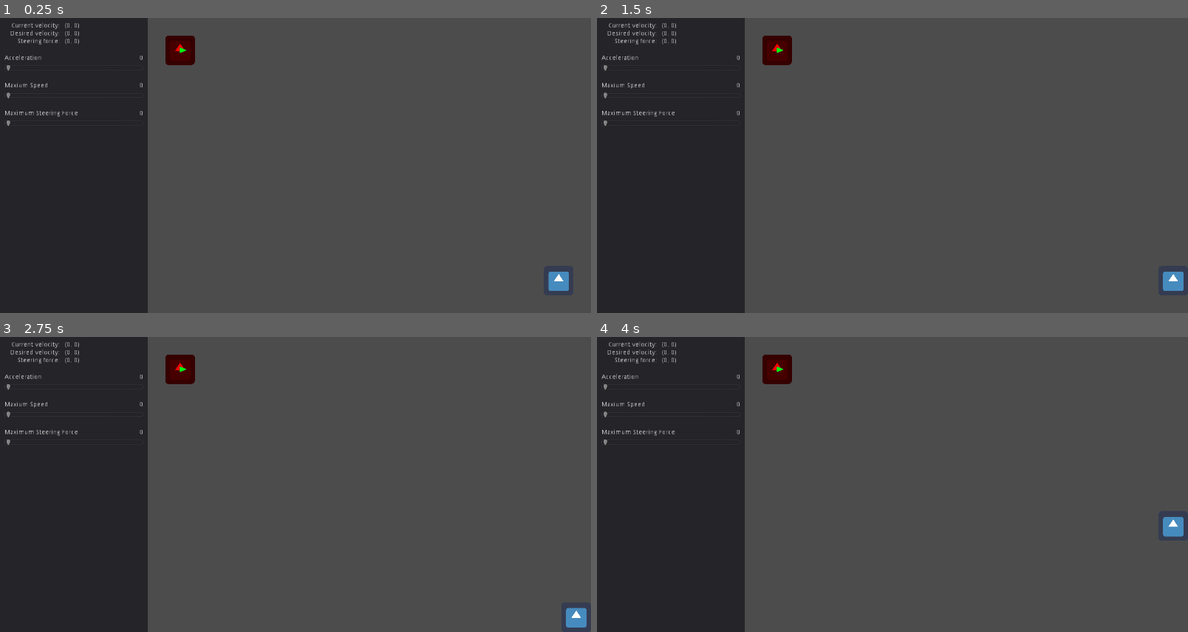
Above: before the commit, frames 1-4 (two rows, left to right).
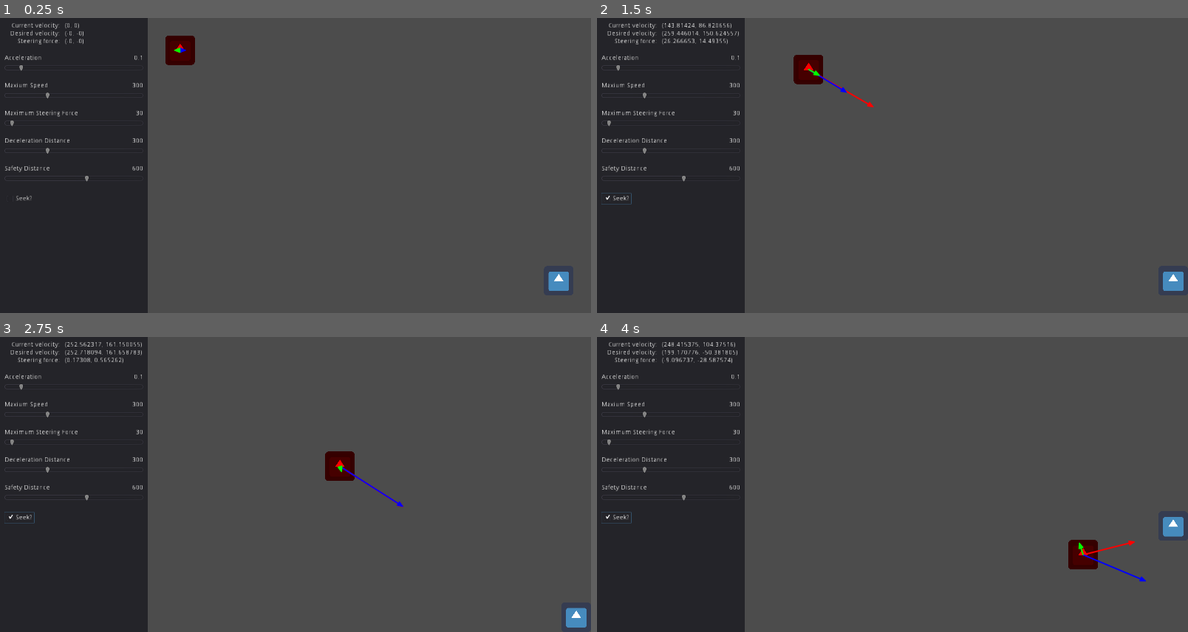
Above: after the commit, the same moments.

Repository: FredoLaPower/steering-behaviors
Game: Godot game, scene res://SeekFlee/SeekFlee.tscn
The game is run twice, just before and just after one commit, with the same random seed, the same clock (stepped at 60 frames per second) and the same inputs. Before the commit the project starts from res://Seek/Seek.tscn. The engine's default icon, where the game draws it, is replaced by a stand-in: a white triangle on a blue panel in a dark square.
Inputs (mouse positions are in pixels of both pictures, inside the frame that each line leads up to):
- Up to frame 1 (0.25 s): no input
- Up to frame 2 (1.5 s): click (614, 197) at 0.5 s, where only the run after the commit has a clickable "Seek?"; hold Right (player_right) from 1.28 s (still down)
- Up to frame 3 (2.75 s): release Right (player_right) at 2.03 s; hold Down (player_down) from 2.03 s (still down)
- Up to frame 4 (4 s): release Down (player_down) at 2.78 s; hold Right (player_right) 2.78-3.53 s; hold Up (player_up) from 3.53 s (still down)

The runs differ from the first frame. In frame 1, 0.4% of the frame differs, in the area x 0-32%, y 4-62%; in frame 2, 1.7%; in frame 3, 1.6%; in frame 4, 1.7%, in the area x 0-93%, y 1-83%.

Commit message:
Implemented: Flee, Arrive

Diff:
--- a/Seek/AccValue.gd
+++ /dev/null
@@ -1,20 +0,0 @@
-extends Label
-
-
-# Declare member variables here. Examples:
-# var a = 2
-# var b = "text"
-
-
-# Called when the node enters the scene tree for the first time.
-func _ready():
-	text = str(get_parent().value)
-
-
-# Called every frame. 'delta' is the elapsed time since the previous frame.
-#func _process(delta):
-#	pass
-
-
-func _on_Acceleration_value_changed(value):
-	text = str(value)
--- a/Seek/ForceValue.gd
+++ /dev/null
@@ -1,20 +0,0 @@
-extends Label
-
-
-# Declare member variables here. Examples:
-# var a = 2
-# var b = "text"
-
-
-# Called when the node enters the scene tree for the first time.
-func _ready():
-	text = str(get_parent().value)
-
-
-# Called every frame. 'delta' is the elapsed time since the previous frame.
-#func _process(delta):
-#	pass
-
-
-func _on_MaxForce_value_changed(value):
-	text = str(value)
--- a/Seek/SpeedValue.gd
+++ /dev/null
@@ -1,20 +0,0 @@
-extends Label
-
-
-# Declare member variables here. Examples:
-# var a = 2
-# var b = "text"
-
-
-# Called when the node enters the scene tree for the first time.
-func _ready():
-	text = str(get_parent().value)
-
-
-# Called every frame. 'delta' is the elapsed time since the previous frame.
-#func _process(delta):
-#	pass
-
-
-func _on_MaxSpeed_value_changed(value):
-	text = str(value)
--- a/Seek/Automaton.gd
+++ b/SeekFlee/Automaton.gd
@@ -5,9 +5,13 @@
 extends KinematicBody2D
 
 # EXPORT
+export(float) var ACCELERATION
 export(int) var MAX_SPEED
 export(int) var MAX_FORCE
-export(float) var ACCELERATION
+export(int) var DECELERATION_DISTANCE
+export(int) var SAFETY_DISTANCE
+export(bool) var SEEK
+
 export(NodePath) var TARGET
 
 # PRIVATE
@@ -16,13 +20,40 @@
 var steering_velocity: Vector2 = Vector2.ZERO # Aotumaton steering velovity
 var steering_force: Vector2 = Vector2.ZERO # Force applied to move towards the target
 
+func _ready() -> void:
+	owner.get_node("Control/Acceleration").value = ACCELERATION
+	owner.get_node("Control/MaxSpeed").value = MAX_SPEED
+	owner.get_node("Control/MaxForce").value = MAX_FORCE
+	owner.get_node("Control/DecDistance").value = DECELERATION_DISTANCE
+	owner.get_node("Control/SafeDistance").value = SAFETY_DISTANCE
+	owner.get_node("Control/Behavior").pressed = SEEK
+
 
 # warning-ignore:unused_argument
 func _physics_process(delta: float) -> void:
+	var distance: float = .0
+	var speed: float = MAX_SPEED
+
 	# Calculate desired velocity
 	desired_velocity = get_node(TARGET).position - position # define vector direction
 	desired_velocity = desired_velocity.normalized() # normalize vector
-	desired_velocity *= MAX_SPEED # define the vector maximum magnitude
+
+	# ARRIVE
+	distance = position.distance_to(get_node(TARGET).position)
+
+	if SEEK:
+		if distance < DECELERATION_DISTANCE:
+			speed *= distance / DECELERATION_DISTANCE
+		else:
+			speed = MAX_SPEED
+	else:
+		if distance < SAFETY_DISTANCE:
+			speed *= (SAFETY_DISTANCE - distance) / SAFETY_DISTANCE
+		else:
+			speed = 0
+
+
+	desired_velocity *= speed if SEEK else -speed # define the vector maximum magnitude modulo seek or flee
 
 	# Calculate steering force
 	steering_force = (desired_velocity - current_velocity).clamped(MAX_FORCE) # We want to limit the steering force
@@ -42,3 +73,15 @@
 
 func _on_MaxForce_value_changed(value):
 	MAX_FORCE = value
+
+
+func _on_DecDistance_value_changed(value):
+	DECELERATION_DISTANCE = value
+
+
+func _on_SafeDistance_value_changed(value):
+	SAFETY_DISTANCE = value
+
+
+func _on_Behavior_toggled(button_pressed):
+	SEEK = button_pressed
--- /dev/null
+++ b/SeekFlee/Controllers/AccValue.gd
@@ -0,0 +1,9 @@
+extends Label
+
+
+func _ready():
+	text = str(get_parent().value)
+
+
+func _on_Acceleration_value_changed(value):
+	text = str(value)
--- /dev/null
+++ b/SeekFlee/Controllers/DecValue.gd
@@ -0,0 +1,9 @@
+extends Label
+
+
+func _ready():
+	text = str(get_parent().value)
+
+
+func _on_DecDistance_value_changed(value):
+	text = str(value)
--- /dev/null
+++ b/SeekFlee/Controllers/ForceValue.gd
@@ -0,0 +1,9 @@
+extends Label
+
+
+func _ready():
+	text = str(get_parent().value)
+
+
+func _on_MaxForce_value_changed(value):
+	text = str(value)
--- /dev/null
+++ b/SeekFlee/Controllers/SafeValue.gd
@@ -0,0 +1,9 @@
+extends Label
+
+
+func _ready():
+	text = str(get_parent().value)
+
+
+func _on_SafeDistance_value_changed(value):
+	text = str(value)
--- /dev/null
+++ b/SeekFlee/Controllers/SpeedValue.gd
@@ -0,0 +1,9 @@
+extends Label
+
+
+func _ready():
+	text = str(get_parent().value)
+
+
+func _on_MaxSpeed_value_changed(value):
+	text = str(value)
--- a/Seek/DrawVector.gd
+++ b/SeekFlee/Helper/DrawVector.gd
@@ -5,7 +5,7 @@
 # EXPORT
 export(String) var PROPERTY # Property holding the vector
 export(Color) var COLOR # Vector color
-
+export(bool) var AA # Antialiasing
 
 # warning-ignore:unused_argument
 func _physics_process(delta: float) -> void:
@@ -22,5 +22,5 @@
 		Vector2(0,10).rotated(rotation) + get_parent().get(PROPERTY)
 	]
 
-	draw_line(Vector2.ZERO, get_parent().get(PROPERTY), COLOR, 3, true) # Draw the line
-	draw_colored_polygon(triangle, COLOR, PoolVector2Array(), null, null, true) # Draw the triangle
+	draw_line(Vector2.ZERO, get_parent().get(PROPERTY), COLOR, 3, AA) # Draw the line
+	draw_colored_polygon(triangle, COLOR, PoolVector2Array(), null, null, AA) # Draw the triangle
--- a/Seek/Seek.tscn
+++ b/SeekFlee/SeekFlee.tscn
@@ -1,13 +1,15 @@
-[gd_scene load_steps=13 format=2]
-
-[ext_resource path="res://Seek/Player.gd" type="Script" id=1]
-[ext_resource path="res://icon.png" type="Texture" id=2]
-[ext_resource path="res://Seek/Values.gd" type="Script" id=3]
-[ext_resource path="res://Seek/ForceValue.gd" type="Script" id=4]
-[ext_resource path="res://Seek/SpeedValue.gd" type="Script" id=5]
-[ext_resource path="res://Seek/AccValue.gd" type="Script" id=6]
-[ext_resource path="res://Seek/Automaton.gd" type="Script" id=7]
-[ext_resource path="res://Seek/DrawVector.gd" type="Script" id=8]
+[gd_scene load_steps=15 format=2]
+
+[ext_resource path="res://SeekFlee/Automaton.gd" type="Script" id=1]
+[ext_resource path="res://SeekFlee/Controllers/DecValue.gd" type="Script" id=2]
+[ext_resource path="res://SeekFlee/Controllers/ForceValue.gd" type="Script" id=3]
+[ext_resource path="res://SeekFlee/Controllers/SpeedValue.gd" type="Script" id=4]
+[ext_resource path="res://SeekFlee/Controllers/AccValue.gd" type="Script" id=5]
+[ext_resource path="res://SeekFlee/Player.gd" type="Script" id=6]
+[ext_resource path="res://icon.png" type="Texture" id=7]
+[ext_resource path="res://SeekFlee/Controllers/Values.gd" type="Script" id=8]
+[ext_resource path="res://SeekFlee/Helper/DrawVector.gd" type="Script" id=9]
+[ext_resource path="res://SeekFlee/Controllers/SafeValue.gd" type="Script" id=10]
 
 [sub_resource type="RectangleShape2D" id=1]
 extents = Vector2( 64, 64 )
@@ -28,41 +30,49 @@
 scale = Vector2( 0.5, 0.5 )
 collision_layer = 2
 collision_mask = 4
-script = ExtResource( 7 )
+script = ExtResource( 1 )
+ACCELERATION = 0.1
+MAX_SPEED = 300
+MAX_FORCE = 30
+DECELERATION_DISTANCE = 300
+SAFETY_DISTANCE = 600
 TARGET = NodePath("../Player")
 
 [node name="Sprite" type="Sprite" parent="Automaton"]
 modulate = Color( 1, 0, 0, 1 )
-texture = ExtResource( 2 )
+texture = ExtResource( 7 )
 
 [node name="Collider" type="CollisionShape2D" parent="Automaton"]
 shape = SubResource( 1 )
 
 [node name="DesiredVelocity" type="Node2D" parent="Automaton"]
-script = ExtResource( 8 )
+script = ExtResource( 9 )
 PROPERTY = "desired_velocity"
 COLOR = Color( 1, 0, 0, 1 )
+AA = true
 
 [node name="CurrentVelocity" type="Node2D" parent="Automaton"]
-script = ExtResource( 8 )
+script = ExtResource( 9 )
 PROPERTY = "current_velocity"
 COLOR = Color( 0, 0, 1, 1 )
+AA = true
 
 [node name="SteeringForce" type="Node2D" parent="Automaton"]
-script = ExtResource( 8 )
+script = ExtResource( 9 )
 PROPERTY = "steering_force"
 COLOR = Color( 0, 1, 0, 1 )
+AA = true
 
 [node name="Player" type="KinematicBody2D" parent="."]
 position = Vector2( 1210, 570 )
 scale = Vector2( 0.5, 0.5 )
 collision_mask = 4
-script = ExtResource( 1 )
+script = ExtResource( 6 )
 MAX_SPEED = 640.0
 ACCELERATION = 0.1
 
 [node name="Sprite" type="Sprite" parent="Player"]
-texture = ExtResource( 2 )
+texture = ExtResource( 7 )
 
 [node name="Collider" type="CollisionShape2D" parent="Player"]
 shape = SubResource( 2 )
@@ -132,7 +142,7 @@
 margin_top = 10.0
 margin_right = 310.0
 margin_bottom = 24.0
-script = ExtResource( 3 )
+script = ExtResource( 8 )
 __meta__ = {
 "_edit_use_anchors_": false
 }
@@ -163,7 +173,10 @@
 margin_bottom = -6.0
 grow_horizontal = 0
 align = 2
-script = ExtResource( 6 )
+script = ExtResource( 5 )
+__meta__ = {
+"_edit_use_anchors_": false
+}
 
 [node name="MaxSpeed" type="HSlider" parent="Control"]
 margin_left = 10.0
@@ -189,7 +202,7 @@
 margin_bottom = -6.0
 grow_horizontal = 0
 align = 2
-script = ExtResource( 5 )
+script = ExtResource( 4 )
 
 [node name="MaxForce" type="HSlider" parent="Control"]
 margin_left = 10.0
@@ -218,7 +231,81 @@
 margin_bottom = -6.0
 grow_horizontal = 0
 align = 2
-script = ExtResource( 4 )
+script = ExtResource( 3 )
+__meta__ = {
+"_edit_use_anchors_": false
+}
+
+[node name="DecDistance" type="HSlider" parent="Control"]
+margin_left = 10.0
+margin_top = 280.0
+margin_right = 310.0
+margin_bottom = 296.0
+max_value = 1000.0
+step = 10.0
+__meta__ = {
+"_edit_use_anchors_": false
+}
+
+[node name="Label" type="Label" parent="Control/DecDistance"]
+margin_top = -20.0
+margin_right = 159.0
+margin_bottom = -6.0
+text = "Deceleration Distance"
+__meta__ = {
+"_edit_use_anchors_": false
+}
+
+[node name="Value" type="Label" parent="Control/DecDistance"]
+margin_left = 260.0
+margin_top = -20.0
+margin_right = 300.0
+margin_bottom = -6.0
+grow_horizontal = 0
+align = 2
+script = ExtResource( 2 )
+__meta__ = {
+"_edit_use_anchors_": false
+}
+
+[node name="SafeDistance" type="HSlider" parent="Control"]
+margin_left = 10.0
+margin_top = 340.0
+margin_right = 310.0
+margin_bottom = 356.0
+max_value = 1000.0
+step = 10.0
+__meta__ = {
+"_edit_use_anchors_": false
+}
+
+[node name="Label" type="Label" parent="Control/SafeDistance"]
+margin_top = -20.0
+margin_right = 159.0
+margin_bottom = -6.0
+text = "Safety Distance"
+__meta__ = {
+"_edit_use_anchors_": false
+}
+
+[node name="Value" type="Label" parent="Control/SafeDistance"]
+margin_left = 260.0
+margin_top = -20.0
+margin_right = 300.0
+margin_bottom = -6.0
+grow_horizontal = 0
+align = 2
+script = ExtResource( 10 )
+__meta__ = {
+"_edit_use_anchors_": false
+}
+
+[node name="Behavior" type="CheckBox" parent="Control"]
+margin_left = 10.0
+margin_top = 380.0
+margin_right = 34.0
+margin_bottom = 404.0
+text = "Seek?"
 __meta__ = {
 "_edit_use_anchors_": false
 }
@@ -228,3 +315,8 @@
 [connection signal="value_changed" from="Control/MaxSpeed" to="Automaton" method="_on_MaxSpeed_value_changed"]
 [connection signal="value_changed" from="Control/MaxForce" to="Control/MaxForce/Value" method="_on_MaxForce_value_changed"]
 [connection signal="value_changed" from="Control/MaxForce" to="Automaton" method="_on_MaxForce_value_changed"]
+[connection signal="value_changed" from="Control/DecDistance" to="Control/DecDistance/Value" method="_on_DecDistance_value_changed"]
+[connection signal="value_changed" from="Control/DecDistance" to="Automaton" method="_on_DecDistance_value_changed"]
+[connection signal="value_changed" from="Control/SafeDistance" to="Control/SafeDistance/Value" method="_on_SafeDistance_value_changed"]
+[connection signal="value_changed" from="Control/SafeDistance" to="Automaton" method="_on_SafeDistance_value_changed"]
+[connection signal="toggled" from="Control/Behavior" to="Automaton" method="_on_Behavior_toggled"]
--- a/project.godot
+++ b/project.godot
@@ -15,8 +15,8 @@
 
 [application]
 
-config/name="Steering Behavior - Seek"
-run/main_scene="res://Seek/Seek.tscn"
+config/name="Steering Behaviors"
+run/main_scene="res://SeekFlee/SeekFlee.tscn"
 config/icon="res://icon.png"
 
 [display]
@@ -67,4 +67,4 @@
 
 [rendering]
 
-environment/default_environment="res://Seek/default_env.tres"
+environment/default_environment="res://SeekFlee/default_env.tres"
Renamed: Seek/Values.gd -> SeekFlee/Controllers/Values.gd
Renamed: Seek/Player.gd -> SeekFlee/Player.gd
Renamed: Seek/default_env.tres -> SeekFlee/default_env.tres
